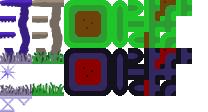
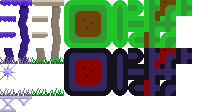
Two versions of the same layered image (208x112). Layer-by-layer changes:
painted on "Background" over [0, 0, 64, 112]
